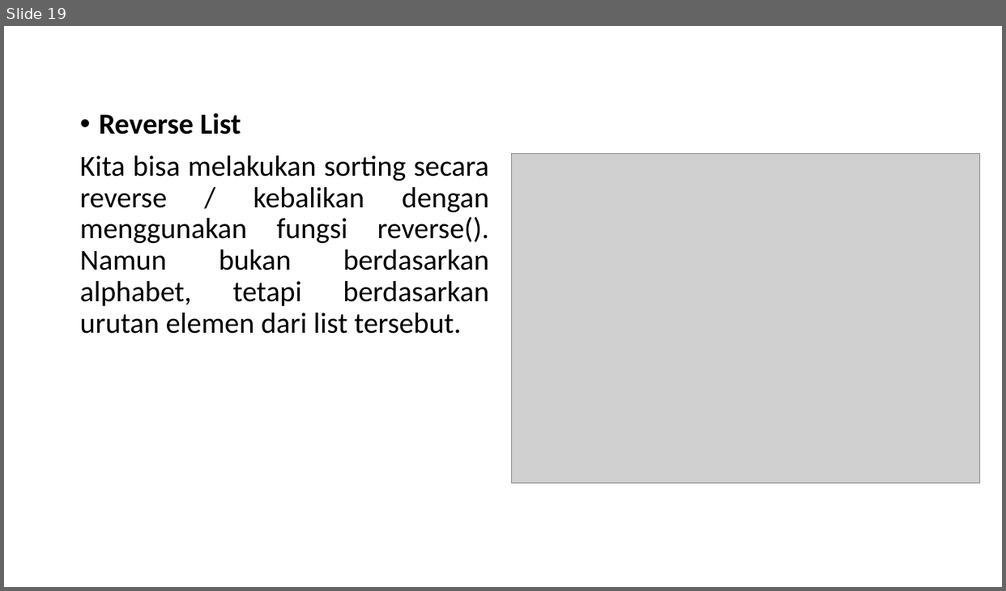
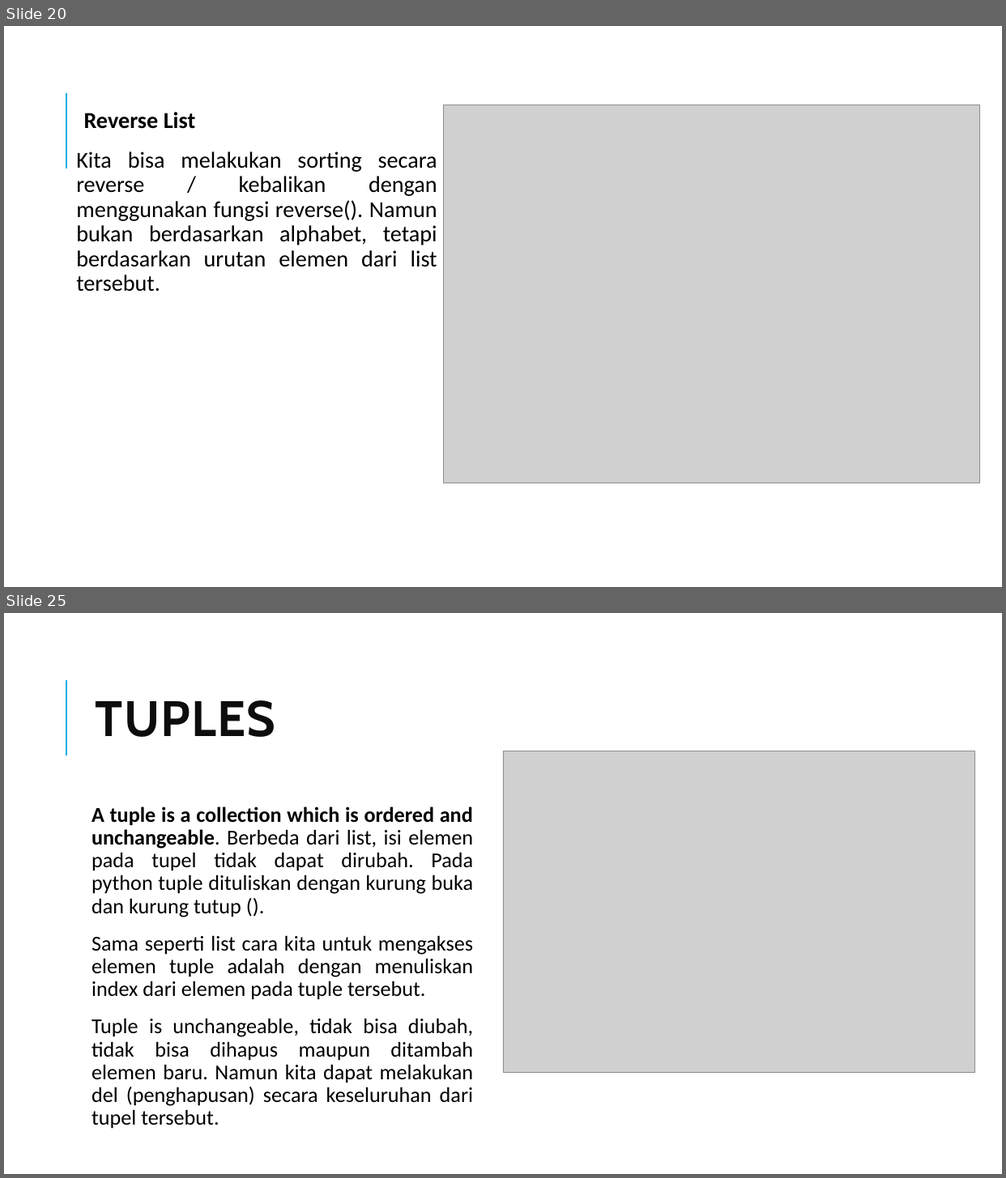
Before and after one commit to gunturadil/Deep-Learning_Guntur-Adil, a slide deck: Bahan ppt_Deep Learnin (dasar python)_Guntur Adil A.pptx. Shown one above the other, each under a label of ours: slide 19 before the commit, slides 20 and 25 after it; the slides between them are not shown. The pictures are 1006x591 and 1006x1178 pixels, drawn with LibreOffice and Linux fonts; fonts in the diff are those of the drawing; grey boxes stand for pictures. Boxes give left, top, right and bottom in pixels: in the first picture for what was removed or moved away, otherwise in the second. Text is boxed around its words. In the diff, an @@ line names an element or a change of style, - is before the commit and + after.

```diff
--- a/Bahan ppt_Deep Learnin (dasar python)_Guntur Adil A.pptx
+++ b/Bahan ppt_Deep Learnin (dasar python)_Guntur Adil A.pptx
@@ slide 25 added at (4,613,1002,1174), background #FFFFFF; not listed: 1 template element that a slide beside it also shows @@
@@ title added at (96,700,276,737), 48 pt, text #0D0D0D, bold @@
+TUPLES
@@ picture added at (503,752,975,1072) @@
@@ text added at (91,807,474,1129), 20.4 pt, text #000000 @@
+A tuple is a collection which is ordered and unchangeable. Berbeda dari list, isi elemen pada tupel tidak dapat dirubah. Pada python tuple dituliskan dengan kurung buka dan kurung tutup ().
+Sama seperti list cara kita untuk mengakses elemen tuple adalah dengan menuliskan index dari elemen pada tuple tersebut.
+Tuple is unchangeable, tidak bisa diubah, tidak bisa dihapus maupun ditambah elemen baru. Namun kita dapat melakukan del (penghapusan) secara keseluruhan dari tupel tersebut.
@@ what was slide 19 is now slide 20 @@
@@ slide 20 changed as well @@
@@ line added from (66, 169) to (66, 93), #1CADE4 1.5 pt @@
@@ text "Reverse List" at (76,112,437,292): size 28 to 22 pt; bullet • to  ; more space between paragraphs @@
@@ picture: place and size @@
-picture at (512,154,979,484)
+picture at (444,105,980,484)
```
Also in this commit, not shown: 18 other slides changed, 8 other slides added, 4 slides removed.
